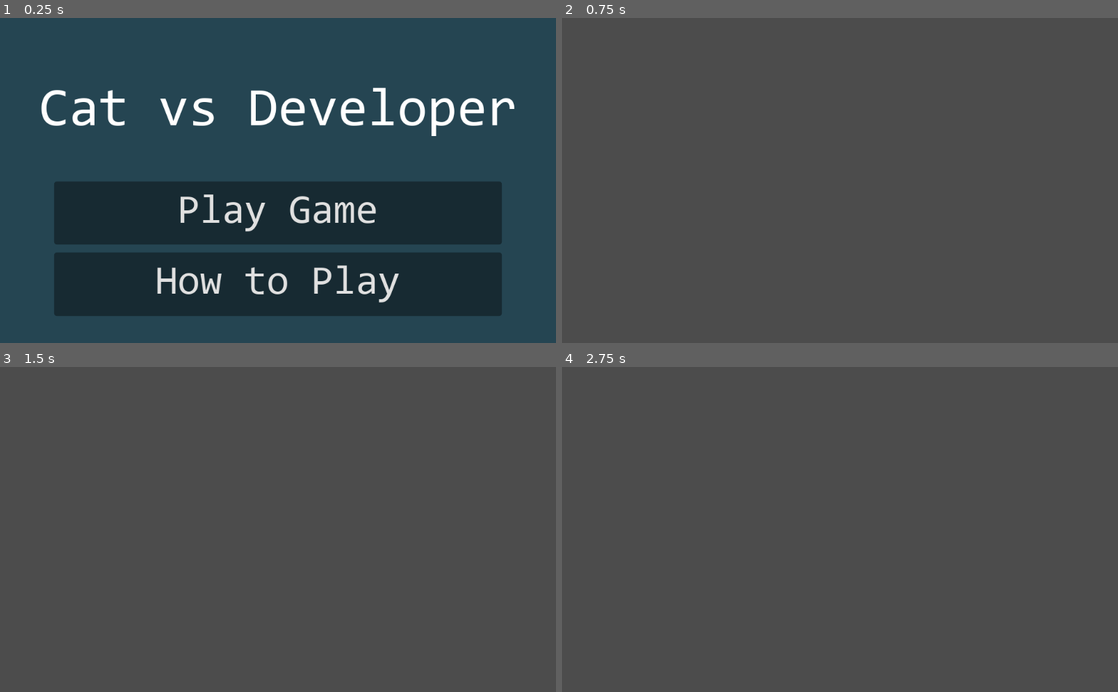
Above: before the commit, frames 1-4 (two rows, left to right).
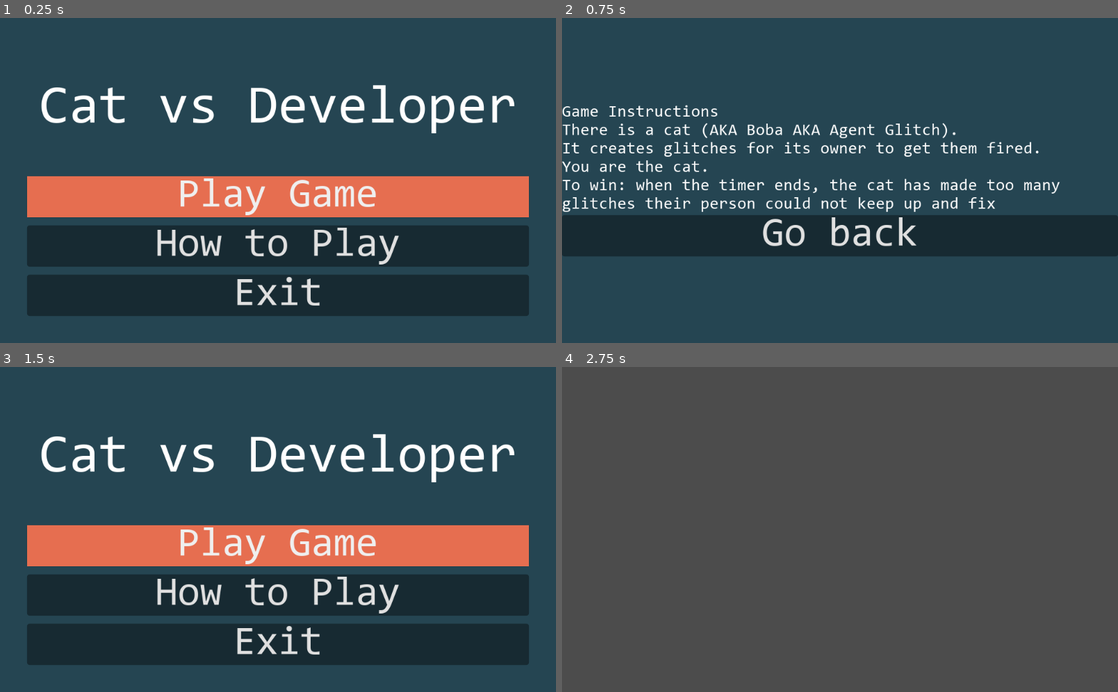
Above: after the commit, the same moments.

Repository: khathepham/CSGameJam-2023
Game: Godot game, scene res://MainMenu.tscn
The game is run twice, just before and just after one commit, with the same random seed, the same clock (stepped at 60 frames per second) and the same inputs. The project has no main scene, so this scene is started directly.
Inputs (mouse positions are in pixels of both pictures, inside the frame that each line leads up to):
- Up to frame 1 (0.25 s): no input
- Up to frame 2 (0.75 s): click "How to Play" at 0.5 s
- Up to frame 3 (1.5 s): click (278, 584) at 1.25 s, where only the run after the commit has a clickable "Go back"
- Up to frame 4 (2.75 s): click (840, 545) at 2 s, where only the run after the commit has a clickable "Play Game"

The runs differ from the first frame. In frame 1, 24% of the frame differs, in the area x 4-96%, y 20-92%; in frame 2, 100%, in the area x 0-100%, y 0-100%; in frame 3, 100%; in frame 4, nothing differs.

Commit message:
added instructions + music

Diff:
--- /dev/null
+++ b/Glitch Cat vs Developer/Instructions.gd
@@ -0,0 +1,7 @@
+extends Node2D
+
+func _ready():
+	$AudioStreamPlayer.play()
+
+func _on_Back_pressed():
+	get_tree().change_scene("res://MainMenu.tscn")
--- a/Glitch Cat vs Developer/Instructions.tscn
+++ b/Glitch Cat vs Developer/Instructions.tscn
@@ -1,17 +1,94 @@
-[gd_scene format=2]
+[gd_scene load_steps=11 format=2]
+
+[ext_resource path="res://Instructions.gd" type="Script" id=1]
+[ext_resource path="res://Consolas.ttf" type="DynamicFontData" id=2]
+[ext_resource path="res://wobwobwobwob.mp3" type="AudioStream" id=3]
+[ext_resource path="res://MainMenuMusic.tscn" type="PackedScene" id=4]
+
+[sub_resource type="DynamicFont" id=1]
+size = 30
+font_data = ExtResource( 2 )
+
+[sub_resource type="DynamicFont" id=2]
+size = 75
+font_data = ExtResource( 2 )
+
+[sub_resource type="StyleBoxFlat" id=3]
+bg_color = Color( 0.905882, 0.435294, 0.317647, 1 )
+corner_radius_top_left = 5
+corner_radius_top_right = 5
+corner_radius_bottom_right = 5
+corner_radius_bottom_left = 5
+
+[sub_resource type="StyleBoxFlat" id=4]
+bg_color = Color( 0.905882, 0.435294, 0.317647, 0.490196 )
+corner_radius_top_left = 5
+corner_radius_top_right = 5
+corner_radius_bottom_right = 5
+corner_radius_bottom_left = 5
+
+[sub_resource type="StyleBoxFlat" id=5]
+bg_color = Color( 0.905882, 0.435294, 0.317647, 1 )
+
+[sub_resource type="StyleBoxFlat" id=6]
+bg_color = Color( 0, 0, 0, 0.392157 )
+corner_radius_top_left = 5
+corner_radius_top_right = 5
+corner_radius_bottom_right = 5
+corner_radius_bottom_left = 5
 
 [node name="Instructions" type="Node2D"]
+script = ExtResource( 1 )
+
+[node name="ColorRect" type="ColorRect" parent="."]
+margin_right = 1024.0
+margin_bottom = 600.0
+color = Color( 0.14902, 0.27451, 0.32549, 1 )
 
 [node name="MarginContainer" type="MarginContainer" parent="."]
 margin_right = 1024.0
 margin_bottom = 600.0
-custom_constants/margin_right = 50
-custom_constants/margin_top = 50
-custom_constants/margin_left = 50
-custom_constants/margin_bottom = 50
 
 [node name="VBoxContainer" type="VBoxContainer" parent="MarginContainer"]
-margin_left = 50.0
-margin_top = 50.0
-margin_right = 974.0
-margin_bottom = 550.0
+margin_right = 1024.0
+margin_bottom = 600.0
+size_flags_horizontal = 3
+size_flags_vertical = 3
+alignment = 1
+
+[node name="Label" type="Label" parent="MarginContainer/VBoxContainer"]
+margin_top = 159.0
+margin_right = 1024.0
+margin_bottom = 360.0
+custom_fonts/font = SubResource( 1 )
+text = "Game Instructions
+There is a cat (AKA Boba AKA Agent Glitch).
+It creates glitches for its owner to get them fired.
+You are the cat.
+To win: when the timer ends, the cat has made too many
+glitches their person could not keep up and fix"
+autowrap = true
+
+[node name="VBoxContainer" type="VBoxContainer" parent="MarginContainer/VBoxContainer"]
+margin_top = 364.0
+margin_right = 1024.0
+margin_bottom = 440.0
+
+[node name="Back" type="Button" parent="MarginContainer/VBoxContainer/VBoxContainer"]
+margin_right = 1024.0
+margin_bottom = 76.0
+focus_neighbour_top = NodePath("../How to play button")
+focus_neighbour_bottom = NodePath("../Play button")
+size_flags_horizontal = 3
+size_flags_vertical = 3
+custom_fonts/font = SubResource( 2 )
+custom_styles/hover = SubResource( 3 )
+custom_styles/pressed = SubResource( 4 )
+custom_styles/focus = SubResource( 5 )
+custom_styles/normal = SubResource( 6 )
+text = "Go back"
+
+[node name="AudioStreamPlayer" parent="." instance=ExtResource( 4 )]
+stream = ExtResource( 3 )
+
+[connection signal="pressed" from="MarginContainer/VBoxContainer/VBoxContainer/Back" to="." method="_on_Back_pressed"]
--- a/Glitch Cat vs Developer/MainMenu.gd
+++ b/Glitch Cat vs Developer/MainMenu.gd
@@ -2,10 +2,31 @@
 
 export var mainGameScene : PackedScene
 
+func _ready():
+	get_node("MarginContainer/VBoxContainer/VBoxContainer/Play button").grab_focus()
+	$AudioStreamPlayer.play()
+
+func _input(event):
+	if event is InputEventMouseMotion:
+		get_node("MarginContainer/VBoxContainer/VBoxContainer/Play button").release_focus()
+		get_node("MarginContainer/VBoxContainer/VBoxContainer/How to play button").release_focus()
+		get_node("MarginContainer/VBoxContainer/VBoxContainer/Exit button").release_focus()
+
+func _unhandled_input(event):
+	var is_focus_play_button: bool = get_node("MarginContainer/VBoxContainer/VBoxContainer/Play button").has_focus()
+	var is_focus_instruction_button: bool = get_node("MarginContainer/VBoxContainer/VBoxContainer/How to play button").has_focus()
+	var is_focus_exit_button: bool = get_node("MarginContainer/VBoxContainer/VBoxContainer/Exit button").has_focus()
+	if !is_focus_play_button and !is_focus_instruction_button and !is_focus_exit_button:
+		get_node("MarginContainer/VBoxContainer/VBoxContainer/Play button").grab_focus()
+
+func _on_mouse_exited():
+	get_node("MarginContainer/VBoxContainer/VBoxContainer/Play button").grab_focus()
 
 func _on_Play_button_pressed():
 	get_tree().change_scene("res://final cut-scene.tscn")
 
-
 func _on_How_to_play_button_pressed():
 	get_tree().change_scene("res://Instructions.tscn")
+
+func _on_Exit_button_pressed():
+	get_tree().quit()
--- a/Glitch Cat vs Developer/MainMenu.tscn
+++ b/Glitch Cat vs Developer/MainMenu.tscn
@@ -1,7 +1,8 @@
-[gd_scene load_steps=8 format=2]
+[gd_scene load_steps=12 format=2]
 
 [ext_resource path="res://Consolas.ttf" type="DynamicFontData" id=1]
 [ext_resource path="res://MainMenu.gd" type="Script" id=2]
+[ext_resource path="res://MainMenuMusic.tscn" type="PackedScene" id=3]
 
 [sub_resource type="DynamicFont" id=1]
 size = 100
@@ -25,12 +26,21 @@
 corner_radius_bottom_right = 5
 corner_radius_bottom_left = 5
 
+[sub_resource type="StyleBoxFlat" id=6]
+bg_color = Color( 0.905882, 0.435294, 0.317647, 1 )
+
 [sub_resource type="StyleBoxFlat" id=4]
 bg_color = Color( 0, 0, 0, 0.392157 )
 corner_radius_top_left = 5
 corner_radius_top_right = 5
 corner_radius_bottom_right = 5
 corner_radius_bottom_left = 5
+
+[sub_resource type="StyleBoxFlat" id=7]
+bg_color = Color( 0.905882, 0.435294, 0.317647, 1 )
+
+[sub_resource type="StyleBoxFlat" id=8]
+bg_color = Color( 0.905882, 0.435294, 0.317647, 1 )
 
 [node name="MainMenu" type="Node2D"]
 script = ExtResource( 2 )
@@ -56,7 +66,7 @@
 
 [node name="Label" type="Label" parent="MarginContainer/VBoxContainer"]
 margin_right = 924.0
-margin_bottom = 248.0
+margin_bottom = 238.0
 size_flags_horizontal = 3
 size_flags_vertical = 3
 custom_fonts/font = SubResource( 1 )
@@ -65,55 +75,60 @@
 valign = 1
 
 [node name="VBoxContainer" type="VBoxContainer" parent="MarginContainer/VBoxContainer"]
-margin_top = 252.0
+margin_top = 242.0
 margin_right = 924.0
 margin_bottom = 500.0
 size_flags_horizontal = 3
 size_flags_vertical = 3
 custom_constants/separation = 15
 
-[node name="MarginContainer" type="MarginContainer" parent="MarginContainer/VBoxContainer/VBoxContainer"]
+[node name="Play button" type="Button" parent="MarginContainer/VBoxContainer/VBoxContainer"]
 margin_right = 924.0
-margin_bottom = 116.0
-size_flags_horizontal = 3
-size_flags_vertical = 3
-custom_constants/margin_right = 50
-custom_constants/margin_left = 50
-
-[node name="Play button" type="Button" parent="MarginContainer/VBoxContainer/VBoxContainer/MarginContainer"]
-margin_left = 50.0
-margin_right = 874.0
-margin_bottom = 116.0
-focus_mode = 0
+margin_bottom = 76.0
+focus_neighbour_top = NodePath("../Exit button")
+focus_neighbour_bottom = NodePath("../How to play button")
 size_flags_horizontal = 3
 size_flags_vertical = 3
 custom_fonts/font = SubResource( 2 )
 custom_styles/hover = SubResource( 3 )
 custom_styles/pressed = SubResource( 5 )
+custom_styles/focus = SubResource( 6 )
 custom_styles/normal = SubResource( 4 )
+action_mode = 0
 text = "Play Game"
 
-[node name="MarginContainer2" type="MarginContainer" parent="MarginContainer/VBoxContainer/VBoxContainer"]
-margin_top = 131.0
+[node name="How to play button" type="Button" parent="MarginContainer/VBoxContainer/VBoxContainer"]
+margin_top = 91.0
 margin_right = 924.0
-margin_bottom = 248.0
-size_flags_horizontal = 3
-size_flags_vertical = 3
-custom_constants/margin_right = 50
-custom_constants/margin_left = 50
-
-[node name="How to play button" type="Button" parent="MarginContainer/VBoxContainer/VBoxContainer/MarginContainer2"]
-margin_left = 50.0
-margin_right = 874.0
-margin_bottom = 117.0
-focus_mode = 0
+margin_bottom = 167.0
+focus_neighbour_top = NodePath("../Play button")
+focus_neighbour_bottom = NodePath("../Exit button")
 size_flags_horizontal = 3
 size_flags_vertical = 3
 custom_fonts/font = SubResource( 2 )
 custom_styles/hover = SubResource( 3 )
 custom_styles/pressed = SubResource( 5 )
+custom_styles/focus = SubResource( 7 )
 custom_styles/normal = SubResource( 4 )
 text = "How to Play"
 
-[connection signal="pressed" from="MarginContainer/VBoxContainer/VBoxContainer/MarginContainer/Play button" to="." method="_on_Play_button_pressed"]
-[connection signal="pressed" from="MarginContainer/VBoxContainer/VBoxContainer/MarginContainer2/How to play button" to="." method="_on_How_to_play_button_pressed"]
+[node name="Exit button" type="Button" parent="MarginContainer/VBoxContainer/VBoxContainer"]
+margin_top = 182.0
+margin_right = 924.0
+margin_bottom = 258.0
+focus_neighbour_top = NodePath("../How to play button")
+focus_neighbour_bottom = NodePath("../Play button")
+size_flags_horizontal = 3
+size_flags_vertical = 3
+custom_fonts/font = SubResource( 2 )
+custom_styles/hover = SubResource( 3 )
+custom_styles/pressed = SubResource( 5 )
+custom_styles/focus = SubResource( 8 )
+custom_styles/normal = SubResource( 4 )
+text = "Exit"
+
+[node name="AudioStreamPlayer" parent="." instance=ExtResource( 3 )]
+
+[connection signal="pressed" from="MarginContainer/VBoxContainer/VBoxContainer/Play button" to="." method="_on_Play_button_pressed"]
+[connection signal="pressed" from="MarginContainer/VBoxContainer/VBoxContainer/How to play button" to="." method="_on_How_to_play_button_pressed"]
+[connection signal="pressed" from="MarginContainer/VBoxContainer/VBoxContainer/Exit button" to="." method="_on_Exit_button_pressed"]
--- a/Glitch Cat vs Developer/bg_music.tscn
+++ b/Glitch Cat vs Developer/MainMenuMusic.tscn
@@ -4,4 +4,4 @@
 
 [node name="AudioStreamPlayer" type="AudioStreamPlayer"]
 stream = ExtResource( 1 )
-autoplay = true
+volume_db = -24.0
--- a/Glitch Cat vs Developer/project.godot
+++ b/Glitch Cat vs Developer/project.godot
@@ -15,7 +15,7 @@
 
 [autoload]
 
-BgMusic="*res://bg_music.tscn"
+BgMusic="res://MainMenuMusic.tscn"
 
 [gui]
 
Not shown, added: Glitch Cat vs Developer/wobwobwobwob.mp3.import
Not shown, added: Glitch Cat vs Developer/wobwobwobwob.mp3
